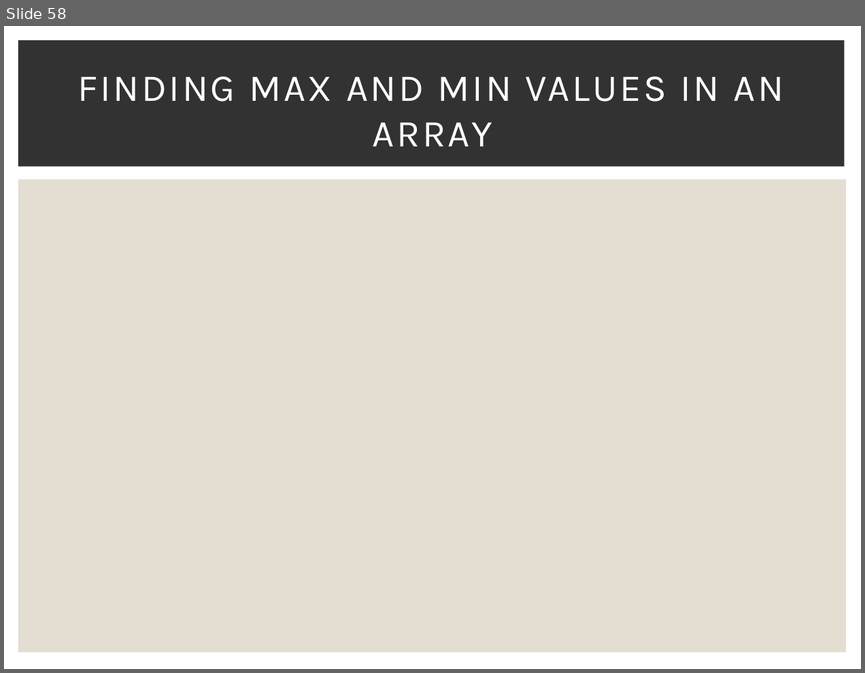
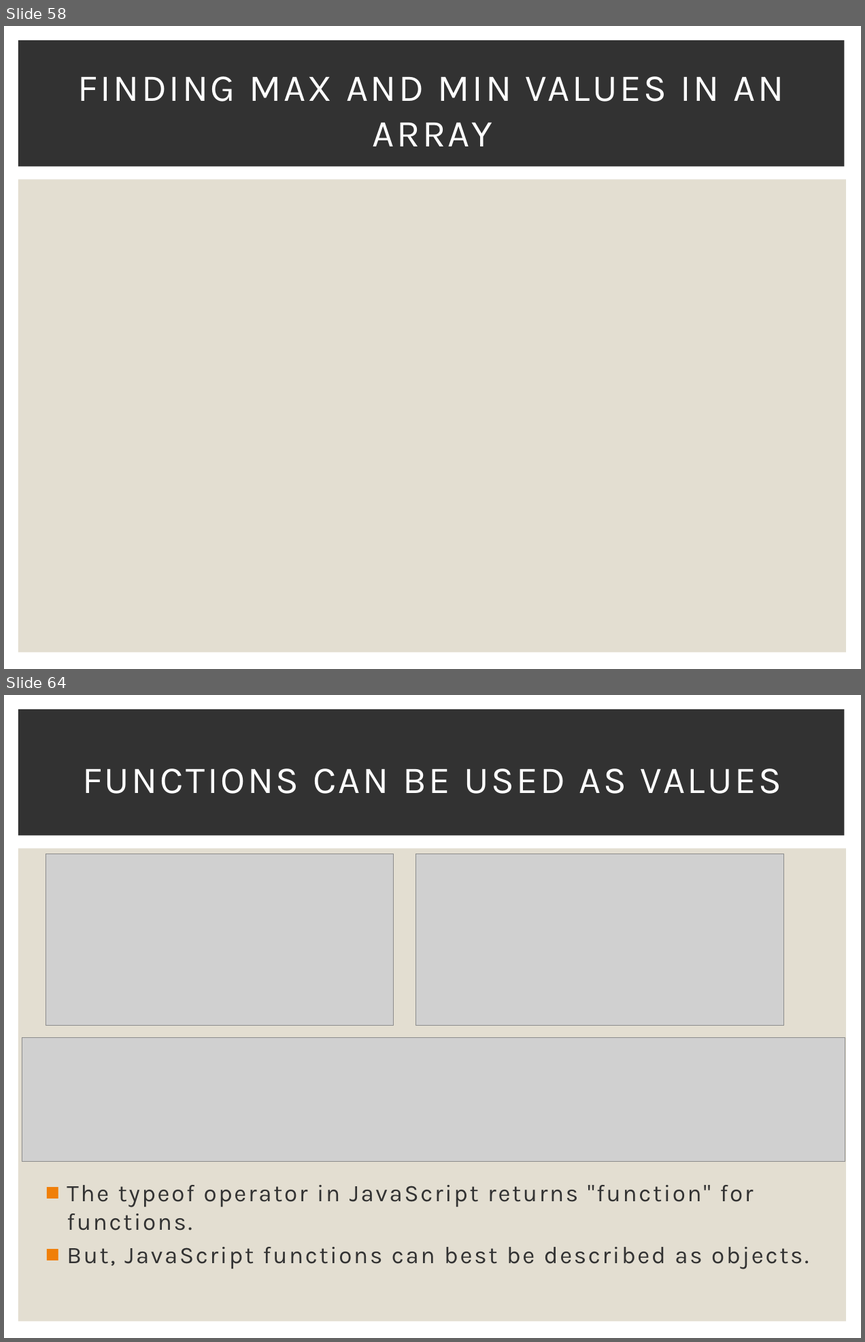
Before and after one commit to Karamihova/Fundamentals-JS, a slide deck: Programming Prep.pptx. Shown one above the other, each under a label of ours: slide 58 before the commit, slides 58 and 64 after it; the slides between them are not shown. The pictures are 865x673 and 865x1342 pixels, drawn with LibreOffice and Linux fonts; fonts in the diff are those of the drawing; grey boxes stand for pictures. Boxes give left, top, right and bottom in pixels: in the first picture for what was removed or moved away, otherwise in the second. Text is boxed around its words. In the diff, an @@ line names an element or a change of style, - is before the commit and + after.

Commit message:
Exercise Functions

```diff
--- a/Programming Prep.pptx
+++ b/Programming Prep.pptx
@@ slide 64 added at (4,695,861,1338), background #FFFFFF; not listed: 2 template elements that a slide beside it also shows @@
@@ title added at (82,768,781,794), 32 pt, text #FFFFFF @@
+FUNCTIONS CAN BE USED AS VALUES
@@ picture added at (46,853,393,1025) @@
@@ picture added at (416,853,784,1025) @@
@@ picture added at (22,1037,844,1161) @@
@@ text added at (67,1185,808,1269), 20 pt, text #323232 @@
+■ The typeof operator in JavaScript returns "function" for functions.
+■ But, JavaScript functions can best be described as objects.
```
Also in this commit, not shown: 28 other slides added, 7 other files.
